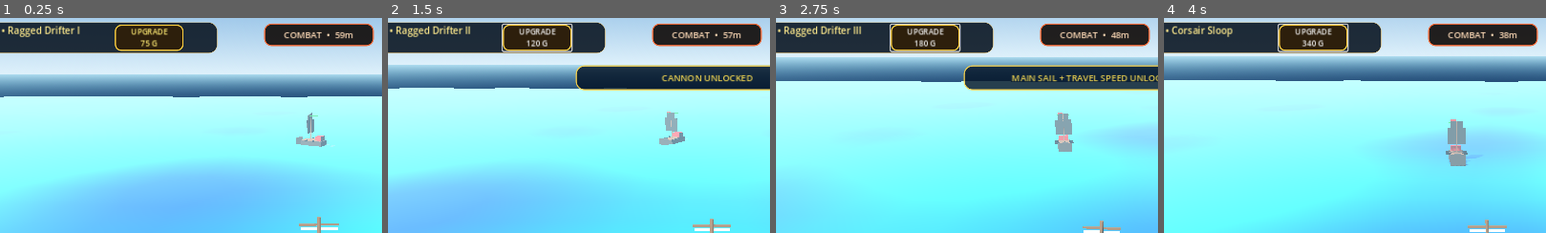
Above: before the commit, frames 1-4 (left to right).
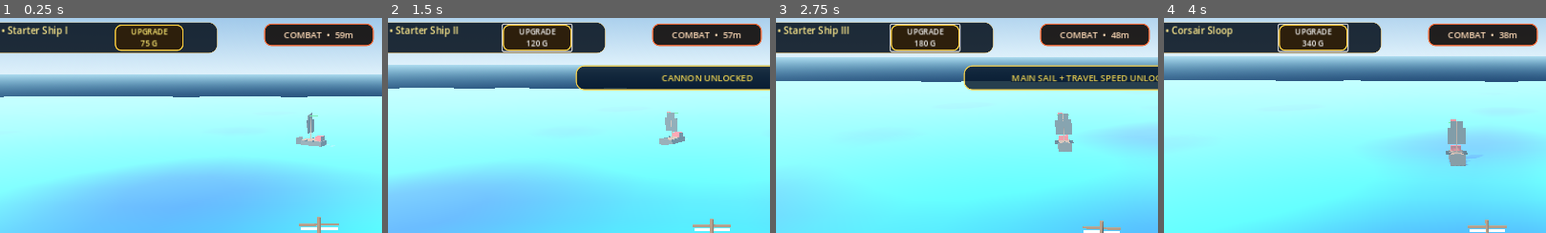
Above: after the commit, the same moments.

Repository: za99405com-ui/Pirate-Seasonline
Game: Godot game, scene res://scenes/world/world.tscn
Same seed, same stepped clock (60 frames per second), same inputs: the game is played once before the commit and once after it.
Inputs:
- Up to frame 1 (0.25 s): no input
- Up to frame 2 (1.5 s): click "ANCHOR READY" at 0.5 s; click "UPGRADE 75 G" at 1.25 s
- Up to frame 3 (2.75 s): click "UPGRADE 120 G" at 2 s
- Up to frame 4 (4 s): click "UPGRADE 180 G" at 2.75 s; click "UPGRADE 250 G" at 3.5 s
The pictures show only the part of the screen within x 8-58%, y 1-51%; the shares and areas given below are measured in that part.

The runs differ from the first frame. In frame 1, 0.5% of the frame differs, in the area x 2-21%, y 3-9%; in frame 2, 0.5%; in frame 3, 0.5%, in the area x 2-23%, y 3-9%; in frame 4, nothing differs.

Commit message:
Align Levels 1-3 with one hull, two low cannons and visual-only upgrades

Diff:
--- a/godot_game/scripts/data/ship_progression_data.gd
+++ b/godot_game/scripts/data/ship_progression_data.gd
@@ -51,28 +51,26 @@
 	if not _levels.is_empty():
 		return
 
-	# LEVEL 1 — same Ragged Drifter hull, badly worn and without weapons/sailing rig.
+	# Level 1-3 use the SAME modular hull. A sail and TWO low guns exist from Level 1.
 	_levels[1] = LevelInfo.new(
-		1, "Ragged Drifter I", "A battered starter hull. No cannon and no travel sail yet. Maximum speed: 10 kn.",
-		90.0, 10.0, 1.50, 3.5, 0.0, 99.0, 18, 0,
-		[],
-		[]
+		1, "Starter Ship I", "Base wooden hull; main sail, steering wheel, starboard anchor and two low cannons.",
+		90.0, 10.0, 1.50, 3.5, 25.0, 2.5, 18, 0,
+		["hull_base", "mast_main", "sail_main", "cannons_pair_1"],
+		["slot_cannon_port_1", "slot_cannon_starboard_1", "slot_sail_main", "slot_utility_anchor"]
 	)
 
-	# LEVEL 2 — repair the same hull, improve speed, add the first cannon pair.
 	_levels[2] = LevelInfo.new(
-		2, "Ragged Drifter II", "The same hull, partly repaired. Speed improves and the first cannon pair is installed.",
-		105.0, 11.5, 1.52, 3.9, 30.0, 2.4, 22, 75,
-		["cannons_pair_1"],
-		["slot_cannon_port_1", "slot_cannon_starboard_1"]
+		2, "Starter Ship II", "Same hull; subtle reinforced sail slits and improved sailing speed.",
+		105.0, 11.5, 1.52, 3.9, 28.0, 2.4, 22, 75,
+		["hull_base", "mast_main", "sail_main", "cannons_pair_1", "sail_level2_details"],
+		["slot_cannon_port_1", "slot_cannon_starboard_1", "slot_sail_main", "slot_utility_anchor"]
 	)
 
-	# LEVEL 3 — add the main sail and unlock Travel Speed.
 	_levels[3] = LevelInfo.new(
-		3, "Ragged Drifter III", "Main sail installed. Open/close the sail manually and keep a straight course to unlock Travel Speed.",
-		120.0, 12.5, 1.55, 4.2, 34.0, 2.2, 26, 120,
-		["cannons_pair_1"],
-		["slot_cannon_port_1", "slot_cannon_starboard_1", "slot_sail_main"]
+		3, "Starter Ship III", "Same ship with repaired hull and Travel Speed x1.5.",
+		120.0, 12.5, 1.55, 4.2, 32.0, 2.2, 26, 120,
+		["hull_base", "mast_main", "sail_main", "cannons_pair_1", "sail_level2_details", "repaired_hull"],
+		["slot_cannon_port_1", "slot_cannon_starboard_1", "slot_sail_main", "slot_utility_anchor"]
 	)
 
 	# LEVEL 4
